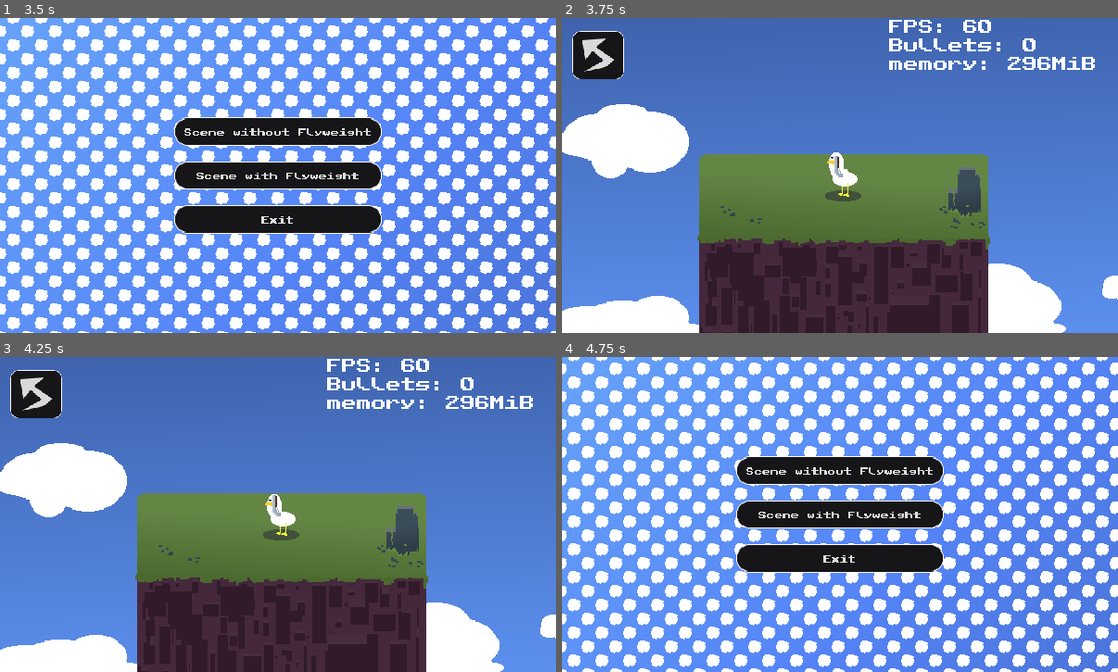
Above: before the commit, frames 1-4 (two rows, left to right).
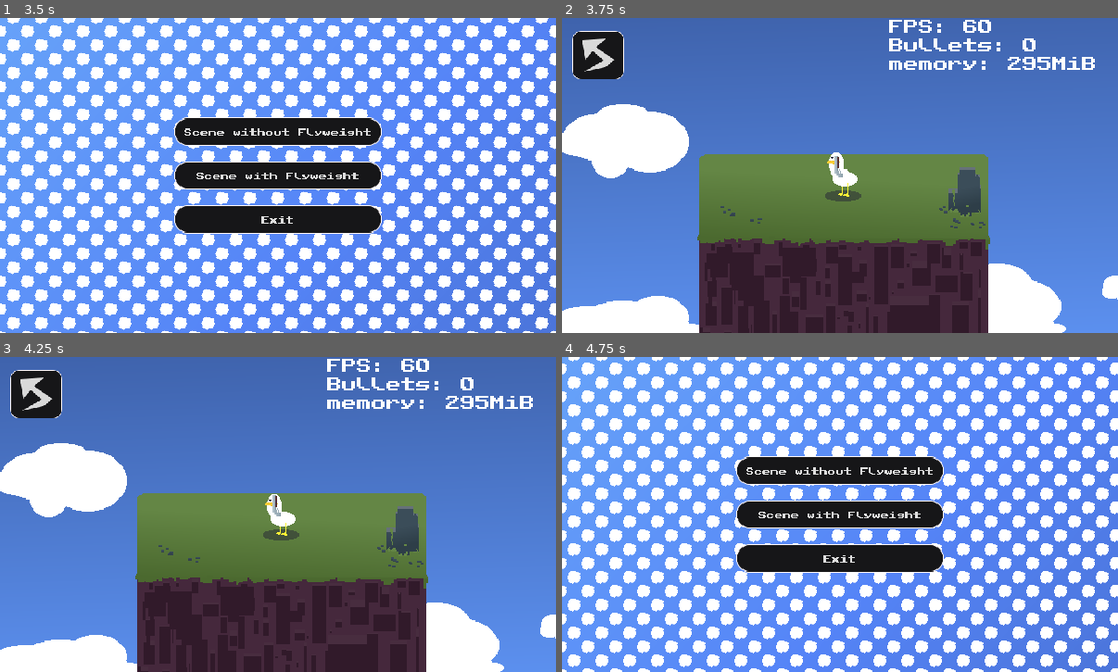
Above: after the commit, the same moments.

Repository: ThalesAdriel/Godot-Flyweight-Study
Game: Godot game, scene res://Scenes/menu.tscn
The game is run twice, just before and just after one commit, with the same random seed, the same clock (stepped at 60 frames per second) and the same inputs.
Inputs (mouse positions are in pixels of both pictures, inside the frame that each line leads up to):
- Up to frame 1 (3.5 s): click "Scene without Flyweight" at 0.5 s; click (33, 55) at 1.25 s; click "Scene with Flyweight" at 2 s; click (33, 55) at 2.75 s
- Up to frame 2 (3.75 s): click "Scene without Flyweight" at 3.5 s
- Up to frame 3 (4.25 s): no input
- Up to frame 4 (4.75 s): click (595, 394) at 4.25 s

Frame 1 is identical in both runs. In frame 2, less than 0.1% of the frame differs, in the area x 85-88%, y 12-16%; in frame 3, less than 0.1%; in frame 4, nothing differs.

Commit message:
Removing not used shader

Diff:
--- a/Scenes/environment.tscn
+++ b/Scenes/environment.tscn
@@ -1,7 +1,6 @@
-[gd_scene load_steps=10 format=3 uid="uid://6r3q074ql2qu"]
+[gd_scene load_steps=8 format=3 uid="uid://6r3q074ql2qu"]
 
 [ext_resource type="Texture2D" uid="uid://d2npcovwlu8if" path="res://Textures/numb.png" id="1_mfu5p"]
-[ext_resource type="Shader" uid="uid://dk08qvlnwtsgk" path="res://Shaders/displace.gdshader" id="2_a65fu"]
 [ext_resource type="Texture2D" uid="uid://crdcbye20e73a" path="res://Textures/Nest.png" id="3_a65fu"]
 
 [sub_resource type="ParticleProcessMaterial" id="ParticleProcessMaterial_8gbba"]
@@ -78,14 +77,6 @@
 &"side_move": SubResource("Animation_jjvhh")
 }
 
-[sub_resource type="ShaderMaterial" id="ShaderMaterial_21xkr"]
-shader = ExtResource("2_a65fu")
-shader_parameter/interval = 30.0
-shader_parameter/timeDelay = 0.0
-shader_parameter/intensityX = 20.0
-shader_parameter/intensityY = 20.0
-shader_parameter/seed = 42.0
-
 [sub_resource type="ParticleProcessMaterial" id="ParticleProcessMaterial_kry3j"]
 particle_flag_disable_z = true
 emission_shape_scale = Vector3(300, 150, 1)
@@ -115,7 +106,6 @@
 autoplay = "side_move"
 
 [node name="Numb" type="Sprite2D" parent="."]
-material = SubResource("ShaderMaterial_21xkr")
 position = Vector2(-406, -127)
 texture = ExtResource("1_mfu5p")
 
--- a/Shaders/displace.gdshader
+++ /dev/null
@@ -1,18 +0,0 @@
-shader_type canvas_item;
-uniform float interval = 0.5; // the displacement will happen every [interval] seconds
-uniform float timeDelay = 0.0; // use it if you don't want all the sprites to move at the same time
-uniform float intensityX = 20.0; // X axis force of movement
-uniform float intensityY = 20.0; // Y axis force of movement
-uniform float seed = 42.0; // seed to randomize movement
-
-void vertex() {
-	float chunk = floor((TIME + timeDelay) / interval);
-	float seedNum = VERTEX.x + VERTEX.y + chunk + seed;
-	float offsetX = sin(seedNum * 12.9898) * 43758.5453;
-	float offsetY = sin(seedNum * 32.9472) * 94726.0482;
-	offsetX = fract(offsetX);
-	offsetX = offsetX * 2.0 - 1.0;
-	offsetY = fract(offsetY);
-	offsetY = offsetY * 2.0 - 1.0;
-	VERTEX += vec2(offsetX * intensityX, offsetY * intensityY);
-}
Not shown, removed: Shaders/displace.gdshader.uid
